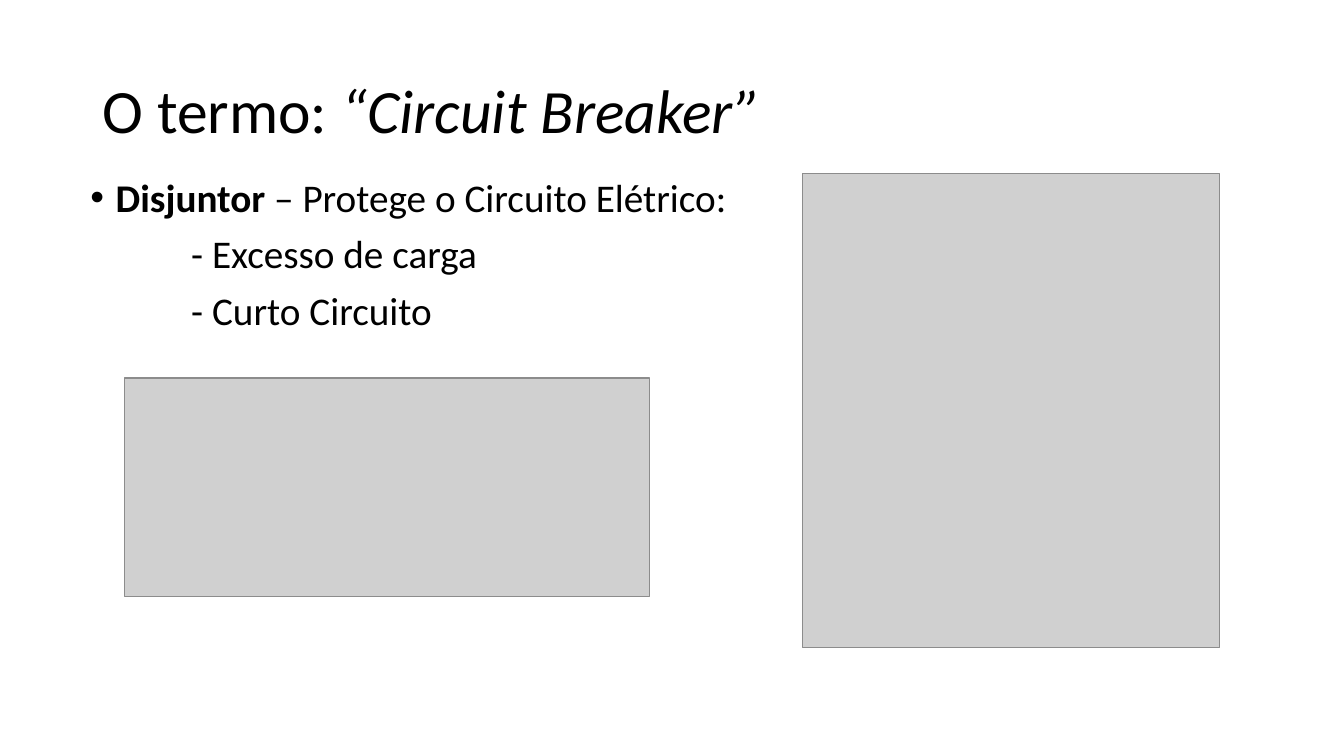
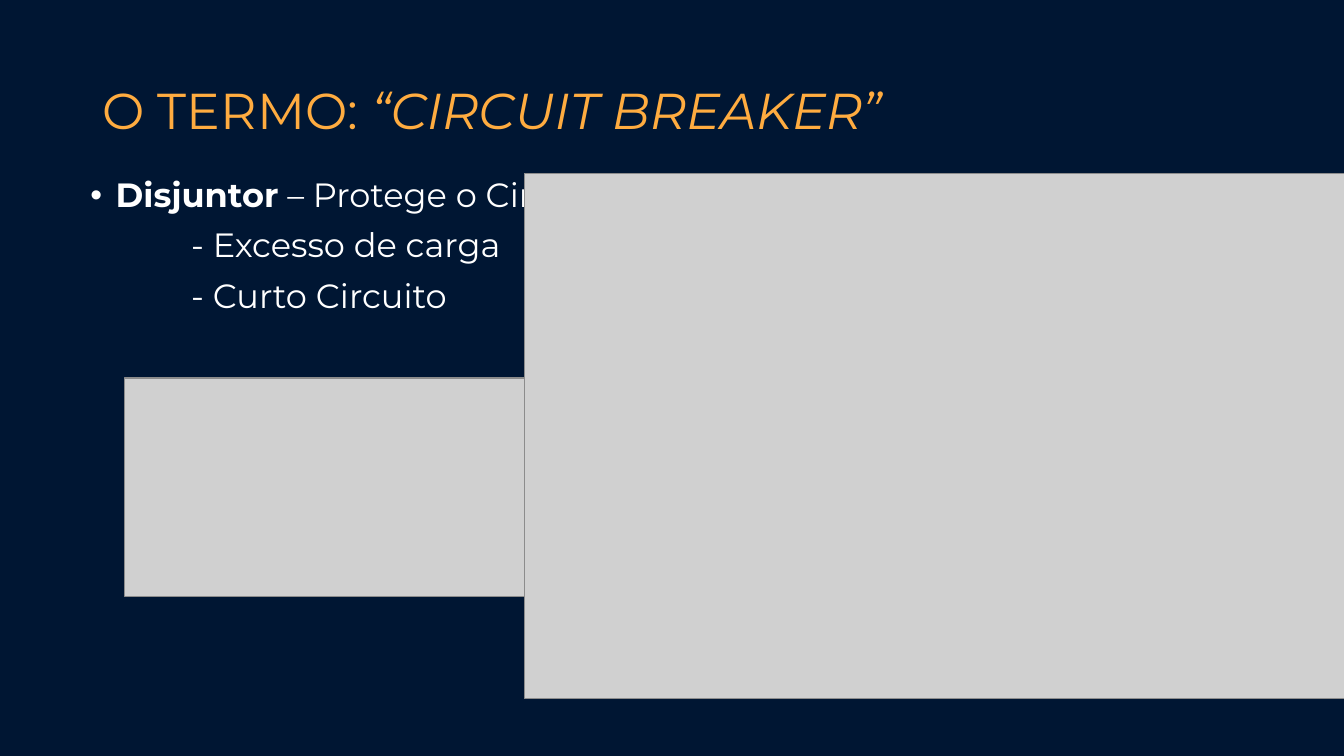
Before and after one commit to renan-meireles/circuitbreaker-sample, a slide deck: slide 2 of circuit breaker.pptx. Drawn at 1344x756 pixels with LibreOffice and Linux fonts; fonts in the diff are those of the drawing; grey boxes stand for pictures. Boxes give left, top, right and bottom in pixels: in the first picture for what was removed or moved away, otherwise in the second. Text is boxed around its words. In the diff, an @@ line names an element or a change of style, - is before the commit and + after.

Commit message:
feat(circuitbreaker-sample): Atualização slide apresentação
Atualização no slide de apresentação

```diff
--- a/circuit breaker.pptx
+++ b/circuit breaker.pptx
@@ background #FFFFFF to #001633 @@
@@ title at [102, 91, 882, 130]: text changed; size 44 to 36 pt; font Calibri to Montserrat; text colour #000000 to #FFAC40 @@
-O termo: “Circuit Breaker”
+O TERMO: “CIRCUIT BREAKER”
@@ text "Disjuntor – Protege o Circuito ..." at [116, 170, 760, 309]: size 28 to 24 pt, font Calibri to Montserrat, text colour #000000 to #FFFFFF @@
@@ picture added at [524, 173, 1344, 699] @@
@@ picture removed at [803, 173, 1220, 648] @@
```
Also in this commit, not shown: 11 other slides changed, 1 slide added.
